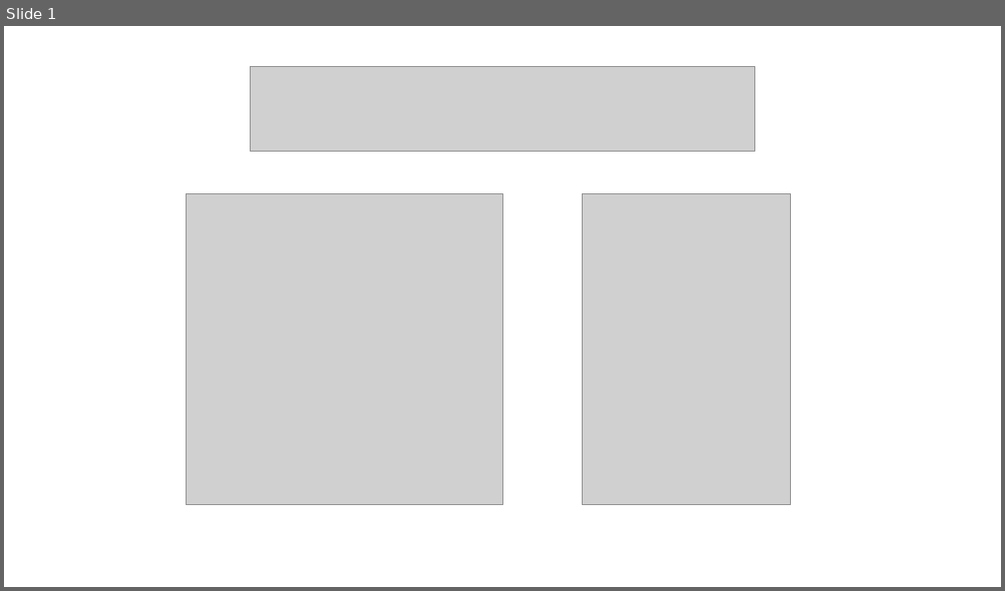
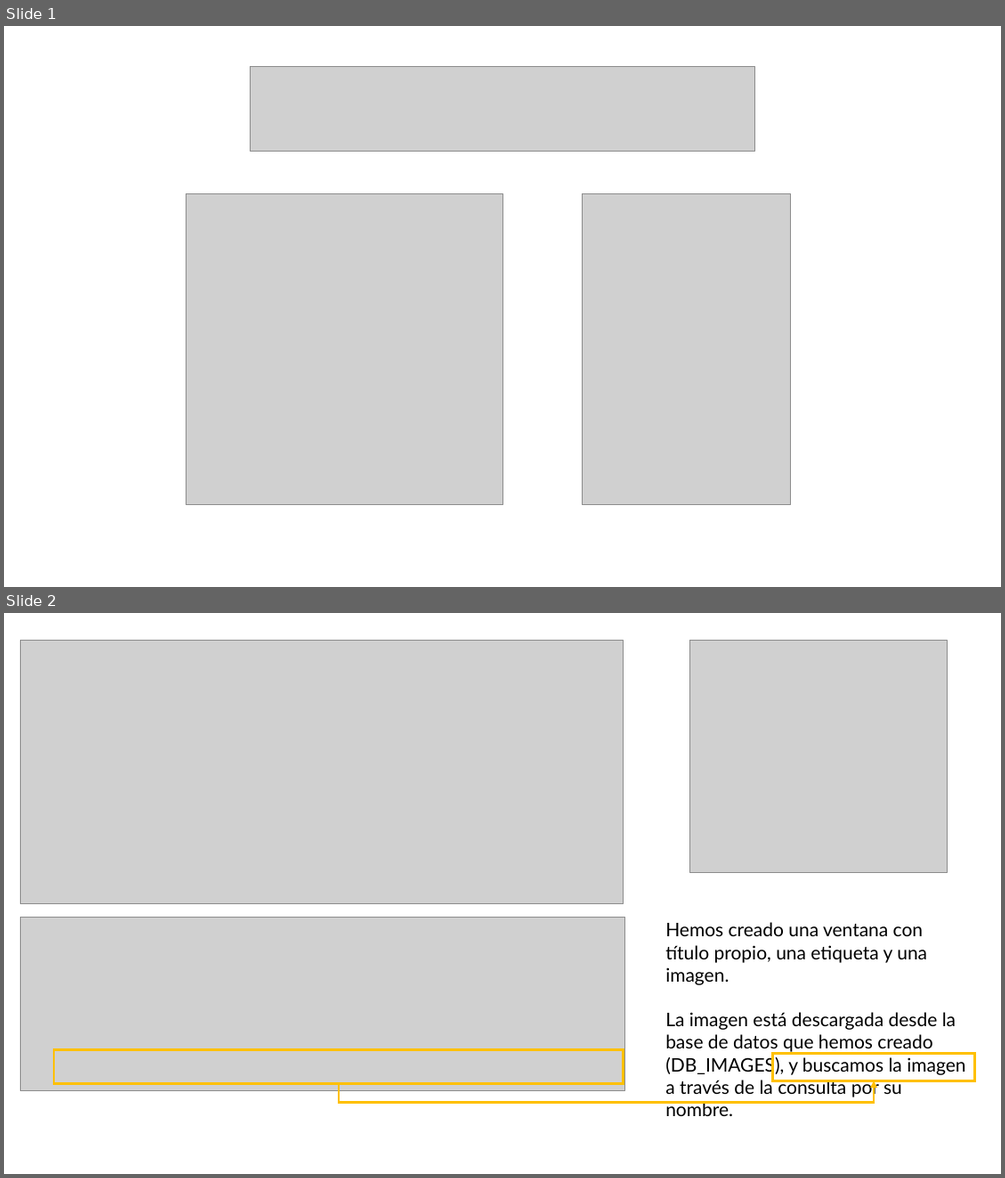
Before and after one commit to AchillesD9-Alex/-2024-Java-Angular-Bootcamp, a slide deck: [JAVA]/C4/TA20/ta20.pptx. Shown one above the other, each under a label of ours: slide 1 before the commit, slides 1 and 2 after it. The pictures are 1005x591 and 1005x1178 pixels, drawn with LibreOffice and Linux fonts; fonts in the diff are those of the drawing; grey boxes stand for pictures. Boxes give left, top, right and bottom in pixels: in the first picture for what was removed or moved away, otherwise in the second. Text is boxed around its words. In the diff, an @@ line names an element or a change of style, - is before the commit and + after.

```diff
--- a/[JAVA]/C4/TA20/ta20.pptx
+++ b/[JAVA]/C4/TA20/ta20.pptx
@@ slide 2 added at bbox=[4, 613, 1001, 1174], background #FFFFFF @@
@@ picture added at bbox=[20, 641, 623, 904] @@
@@ picture added at bbox=[690, 641, 947, 873] @@
@@ picture added at bbox=[20, 916, 624, 1090] @@
@@ text added at bbox=[665, 922, 965, 1116], 18 pt, text #000000 @@
+Hemos creado una ventana con título propio, una etiqueta y una imagen.
+La imagen está descargada desde la base de datos que hemos creado (DB_IMAGES), y buscamos la imagen a través de la consulta por su nombre.
@@ rectangle added at bbox=[54, 1050, 623, 1084], outline #FFC000 2.25 pt @@
@@ rectangle added at bbox=[773, 1053, 975, 1080], outline #FFC000 2.25 pt @@
@@ elbow arrow added from (339, 1084) to (874, 1080), #FFC000 2.25 pt @@
```
Also in this commit, not shown: 3 other slides added, 1 slide removed, 5 other files.
